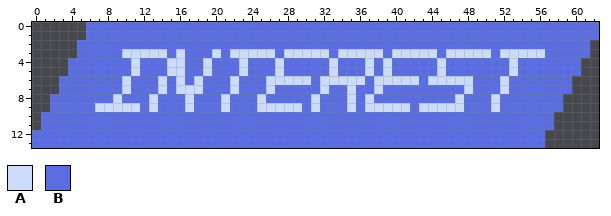
Two versions of one pixel-art file, Assets/Resources/Sprites/ui-interest.aseprite. This is how it looked before the edit.
63x14 pixels, 1 frame.
Palette (. is transparent): A #cbdbfc  B #5b6ee1
Pixels before, first column x 0:
 0 ......BBBBBBBBBBBBBBBBBBBBBBBBBBBBBBBBBBBBBBBBBBBBBBBBBBBBBBBBB
 1 ......BBBBBBBBBBBBBBBBBBBBBBBBBBBBBBBBBBBBBBBBBBBBBBBBBBBBBBBBB
 2 .....BBBBBBBBBBBBBBBBBBBBBBBBBBBBBBBBBBBBBBBBBBBBBBBBBBBBBBBBB.
 3 .....BBBBBAAAAABABBBABAAAAABAAAAABAAAAABAAAAABAAAAABAAAAABBBBB.
 4 ....BBBBBBBABBBAABBABBBABBBABBBBBABBBABABBBBBABBBBBBBABBBBBBB..
 5 ....BBBBBBBABBBAABBABBBABBBABBBBBABBBABABBBBBABBBBBBBABBBBBBB..
 6 ...BBBBBBBABBBABABABBBABBBAAAAABAAAAABAAAAABAAAAABBBABBBBBBB...
 7 ...BBBBBBBABBBABAAABBBABBBABBBBBABBABBABBBBBBBBBABBBABBBBBBB...
 8 ..BBBBBBBABBBABBBABBBABBBABBBBBABBBABABBBBBBBBBABBBABBBBBBB....
 9 ..BBBBBAAAAABABBBABBBABBBAAAAABABBBABAAAAABAAAAABBBABBBBBBB....
10 .BBBBBBBBBBBBBBBBBBBBBBBBBBBBBBBBBBBBBBBBBBBBBBBBBBBBBBBBB.....
11 .BBBBBBBBBBBBBBBBBBBBBBBBBBBBBBBBBBBBBBBBBBBBBBBBBBBBBBBBB.....
12 BBBBBBBBBBBBBBBBBBBBBBBBBBBBBBBBBBBBBBBBBBBBBBBBBBBBBBBBB......
13 BBBBBBBBBBBBBBBBBBBBBBBBBBBBBBBBBBBBBBBBBBBBBBBBBBBBBBBBB......
New version:
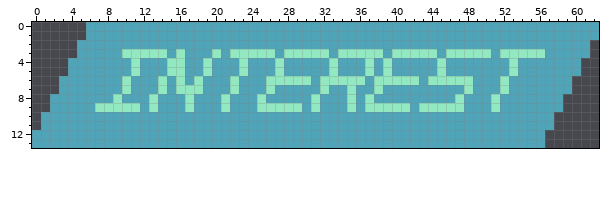
Edits made:
colour A: #cbdbfc -> #92e8c0
colour B: #5b6ee1 -> #4fa4b8
